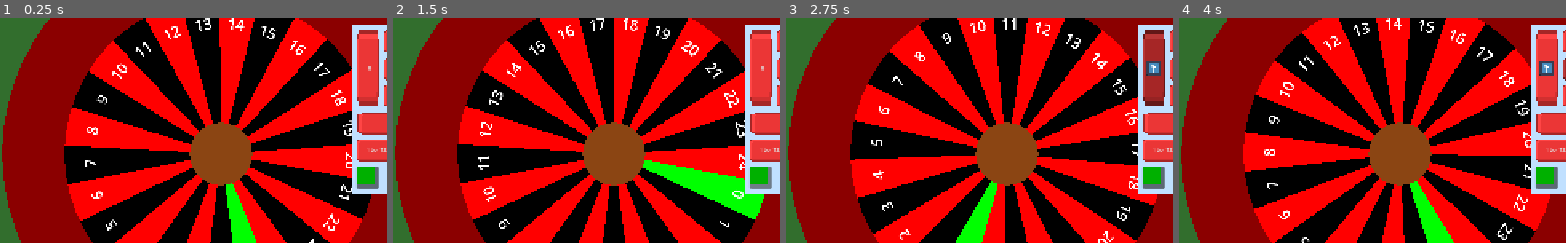
Above: before the commit, frames 1-4 (left to right).
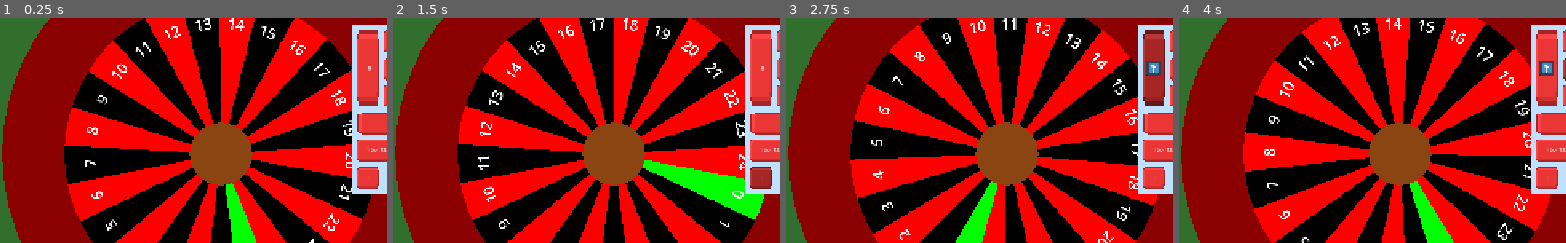
Above: after the commit, the same moments.

Repository: DuneRanger/Very-Serious-GameJam-2026
Game: Godot game, scene res://scenes/game/game_scene/game_scene.tscn
The game is run twice, just before and just after one commit, with the same random seed, the same clock (stepped at 60 frames per second) and the same inputs. The engine's default icon, where the game draws it, is replaced by a stand-in: a white triangle on a blue panel in a dark square.
Inputs (mouse positions are % of the whole screen's width and height, from its top left):
- Up to frame 1 (0.25 s): no input
- Up to frame 2 (1.5 s): click (69, 55) at 0.5 s; click (69, 55) at 1.25 s
- Up to frame 3 (2.75 s): click "0" at 2 s
- Up to frame 4 (4 s): click "1" at 2.75 s; click "2" at 3.5 s
The pictures show only the part of the screen within x 21-71%, y 20-70%; the shares and areas given below are measured in that part.

The runs differ from the first frame. In frame 1, 0.6% of the frame differs, in the area x 92-98%, y 66-76%; in frame 2, 0.6%; in frame 3, 0.6%; in frame 4, 0.6%.

Commit message:
removed the stupid color rectangle

Diff:
--- a/scenes/game/game_scene/betting_system/betting_system.gd
+++ b/scenes/game/game_scene/betting_system/betting_system.gd
@@ -115,7 +115,6 @@
 	add_child(button_black)
 
 	$IncrementToggle.size = Vector2(button_size, button_size)
-	$IncrementToggle/ColorRect.size = Vector2(button_size, button_size) * 0.8
 	$IncrementToggle.position = Vector2(0.0, (button_size + padding) * (row_count + 2))
 
 
--- a/scenes/game/game_scene/betting_system/betting_system.tscn
+++ b/scenes/game/game_scene/betting_system/betting_system.tscn
@@ -3,7 +3,19 @@
 [ext_resource type="Script" uid="uid://dnvqostopki38" path="res://scenes/game/game_scene/betting_system/betting_system.gd" id="1_dp4ot"]
 [ext_resource type="PackedScene" uid="uid://c7y4bfu1vt5we" path="res://scenes/game/game_scene/betting_system/bet_button.tscn" id="2_gf42j"]
 [ext_resource type="PackedScene" uid="uid://r818ix60yp68" path="res://scenes/game/game_scene/betting_system/bet_label.tscn" id="3_njhud"]
+[ext_resource type="Texture2D" uid="uid://cvc70jnauhlmx" path="res://assets/textures/UI/Button.png" id="4_4sryy"]
 [ext_resource type="Script" uid="uid://c7ho25had8seq" path="res://scenes/game/game_scene/betting_system/increment_toggle.gd" id="4_qcixp"]
+[ext_resource type="Texture2D" uid="uid://bfew31gwarq5w" path="res://assets/textures/UI/ButtonPressed.png" id="5_iwegw"]
+[ext_resource type="Texture2D" uid="uid://wt3wpr6fyrj5" path="res://assets/textures/UI/ButtonHover.png" id="6_4fs5k"]
+
+[sub_resource type="StyleBoxTexture" id="StyleBoxTexture_60oc5"]
+texture = ExtResource("4_4sryy")
+
+[sub_resource type="StyleBoxTexture" id="StyleBoxTexture_wj0nr"]
+texture = ExtResource("5_iwegw")
+
+[sub_resource type="StyleBoxTexture" id="StyleBoxTexture_p2qa8"]
+texture = ExtResource("6_4fs5k")
 
 [node name="BettingSystem" type="Node2D" unique_id=1381945534]
 script = ExtResource("1_dp4ot")
@@ -18,15 +30,10 @@
 [node name="IncrementToggle" type="Button" parent="." unique_id=610838021]
 offset_right = 8.0
 offset_bottom = 8.0
+theme_override_styles/normal = SubResource("StyleBoxTexture_60oc5")
+theme_override_styles/pressed = SubResource("StyleBoxTexture_wj0nr")
+theme_override_styles/hover = SubResource("StyleBoxTexture_p2qa8")
 script = ExtResource("4_qcixp")
-increment_state_color_adding = Color(0, 0.6914364, 0, 1)
-increment_state_color_removing = Color(0.7824077, 0.1326296, 0, 1)
-
-[node name="ColorRect" type="ColorRect" parent="IncrementToggle" unique_id=280955975]
-layout_mode = 0
-offset_right = 40.0
-offset_bottom = 40.0
-mouse_filter = 2
 
 [connection signal="button_down" from="IncrementToggle" to="." method="_on_increment_toggle_button_down"]
 [connection signal="button_down" from="IncrementToggle" to="IncrementToggle" method="_on_button_down"]
--- a/scenes/game/game_scene/betting_system/increment_toggle.gd
+++ b/scenes/game/game_scene/betting_system/increment_toggle.gd
@@ -1,16 +1,16 @@
 extends Button
 
 var adding : bool
-@export var increment_state_color_adding : Color
-@export var increment_state_color_removing : Color
+var adding_text = "+"
+var removing_text = "-"
 
 func _ready() -> void:
 	adding = true
-	$ColorRect.color = increment_state_color_adding
+	text = adding_text
 
 func _on_button_down() -> void:
 	adding = !adding
 	if adding:
-		$ColorRect.color = increment_state_color_adding
+		text = adding_text
 	else:
-		$ColorRect.color = increment_state_color_removing
+		text = removing_text
